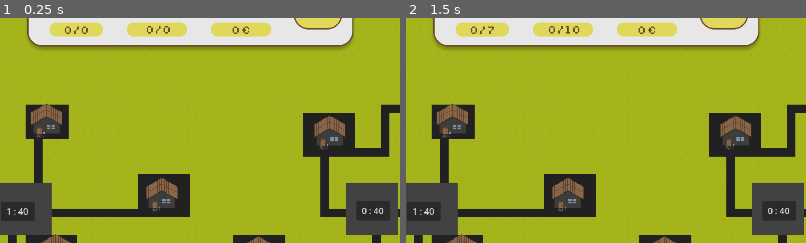
Above: before the commit, frames 1-2 (left to right).
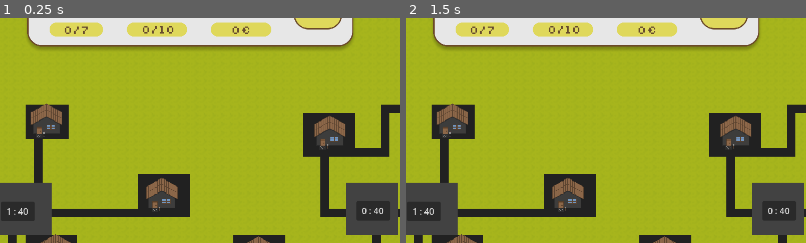
Above: after the commit, the same moments.

Repository: trang-ngn/SOS-Game
Game: Godot game, scene res://main.tscn
The game is run twice, just before and just after one commit, with the same random seed, the same clock (stepped at 60 frames per second) and the same inputs.
Inputs (mouse positions are % of the whole screen's width and height, from its top left):
- Up to frame 1 (0.25 s): no input
- Up to frame 2 (1.5 s): click (92, 5) at 0.5 s; click (92, 5) at 1.25 s
The pictures show only the part of the screen within x 26-76%, y 4-54%; the shares and areas given below are measured in that part.

The runs differ from the first frame. In frame 1, 0.2% of the frame differs, in the area x 20-44%, y 3-8%; in frame 2, nothing differs.

Commit message:
fix: init statistik

Diff:
--- a/sos-game/Scripts/level_script.gd
+++ b/sos-game/Scripts/level_script.gd
@@ -17,6 +17,7 @@
 func _ready() -> void:
 	for station in stations:
 		station.connect("stations_updated", Callable(self, "update_picked"))
+	update_picked()
 
 func update_houses_covered() -> void: #check if all houses is covered
 	var num : int = 0
